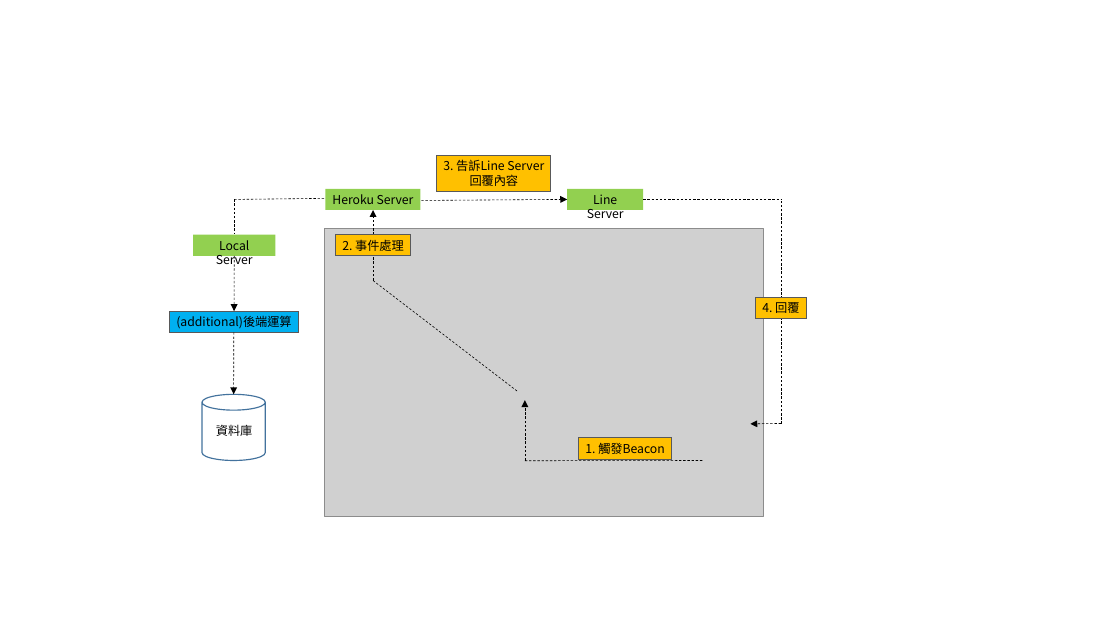
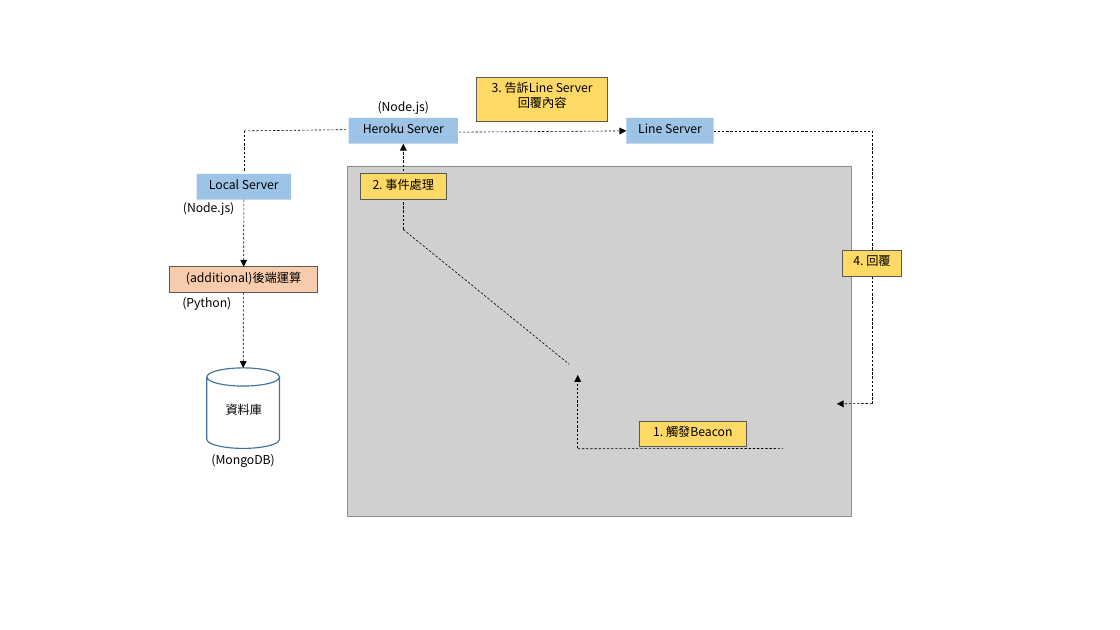
Before and after one commit to littleching26/master-thesis, a slide deck: slide 1 of demoPic.pptx. Drawn at 1120x630 pixels with LibreOffice and Linux fonts; fonts in the diff are those of the drawing; grey boxes stand for pictures. Boxes give left, top, right and bottom in pixels: in the first picture for what was removed or moved away, otherwise in the second. Text is boxed around its words. In the diff, an @@ line names an element or a change of style, - is before the commit and + after.

```diff
--- a/demoPic.pptx
+++ b/demoPic.pptx
@@ fill #FFC000 to #FFD966 in 4 elements at bbox=[639, 421, 747, 447], bbox=[360, 174, 447, 200], bbox=[844, 250, 902, 276], bbox=[477, 77, 608, 121] @@
@@ rectangle "3. 告訴Line Server": place and size @@
-rectangle "3. 告訴Line Server" at bbox=[437, 155, 551, 192]
+rectangle "3. 告訴Line Server" at bbox=[477, 77, 608, 121]
@@ rectangle "Heroku Server": place and size @@
-rectangle "Heroku Server" at bbox=[326, 189, 421, 210]
+rectangle "Heroku Server" at bbox=[349, 118, 458, 144]
@@ fill #92D050 to #9DC3E6 in 3 elements at bbox=[197, 174, 292, 200], bbox=[349, 118, 458, 144], bbox=[627, 118, 714, 144] @@
@@ rectangle "Line Server": place and size @@
-rectangle "Line Server" at bbox=[567, 189, 644, 210]
+rectangle "Line Server" at bbox=[627, 118, 714, 144]
@@ line moved from (234, 199) - (234, 234) to (244, 131) - (244, 172) @@
@@ line moved from (234, 199) - (325, 198) to (244, 131) - (348, 129) @@
@@ arrow moved from (373, 281) - (373, 210) to (403, 229) - (403, 144) @@
@@ arrow moved from (422, 201) - (567, 199) to (459, 132) - (627, 131) @@
@@ line moved from (644, 199) - (781, 199) to (714, 131) - (872, 131) @@
@@ line moved from (781, 424) - (781, 199) to (872, 404) - (872, 131) @@
@@ rectangle "Local Server": place and size @@
-rectangle "Local Server" at bbox=[193, 234, 276, 255]
+rectangle "Local Server" at bbox=[197, 174, 292, 200]
@@ picture: place and size @@
-picture at bbox=[325, 229, 764, 517]
+picture at bbox=[348, 166, 851, 517]
@@ rectangle "2. 事件處理": place and size @@
-rectangle "2. 事件處理" at bbox=[335, 234, 411, 255]
+rectangle "2. 事件處理" at bbox=[360, 174, 447, 200]
@@ group added at bbox=[182, 101, 429, 467]: 4 texts @@
+(Node.js)
+(MongoDB)
+(Python)
+(Node.js)
@@ arrow moved from (234, 256) - (234, 311) to (244, 200) - (244, 267) @@
@@ line moved from (373, 281) - (518, 392) to (403, 229) - (570, 365) @@
@@ rectangle "(additional)後端運算": place and size @@
-rectangle "(additional)後端運算" at bbox=[170, 311, 298, 332]
+rectangle "(additional)後端運算" at bbox=[170, 267, 318, 293]
@@ rectangle "(additional)後端運算" at bbox=[170, 267, 318, 293]: fill #00B0F0 to #F8CBAD @@
@@ rectangle "4. 回覆": place and size @@
-rectangle "4. 回覆" at bbox=[756, 297, 807, 318]
+rectangle "4. 回覆" at bbox=[844, 250, 902, 276]
@@ arrow moved from (234, 333) - (234, 394) to (244, 292) - (244, 368) @@
@@ cylinder: place and size @@
-cylinder at bbox=[202, 394, 265, 460]
+cylinder at bbox=[207, 368, 280, 449]
@@ arrow moved from (525, 460) - (525, 400) to (578, 449) - (578, 375) @@
@@ text "資料庫": place and size @@
-text "資料庫" at bbox=[216, 425, 253, 436]
+text "資料庫" at bbox=[226, 403, 263, 415]
@@ arrow moved from (781, 423) - (750, 424) to (872, 403) - (837, 404) @@
@@ line moved from (525, 461) - (704, 460) to (578, 449) - (783, 449) @@
@@ rectangle "1. 觸發Beacon": place and size @@
-rectangle "1. 觸發Beacon" at bbox=[579, 438, 672, 459]
+rectangle "1. 觸發Beacon" at bbox=[639, 421, 747, 447]
```
Also in this commit, not shown: 1 other slide changed, 1 slide added, 2 other files.
